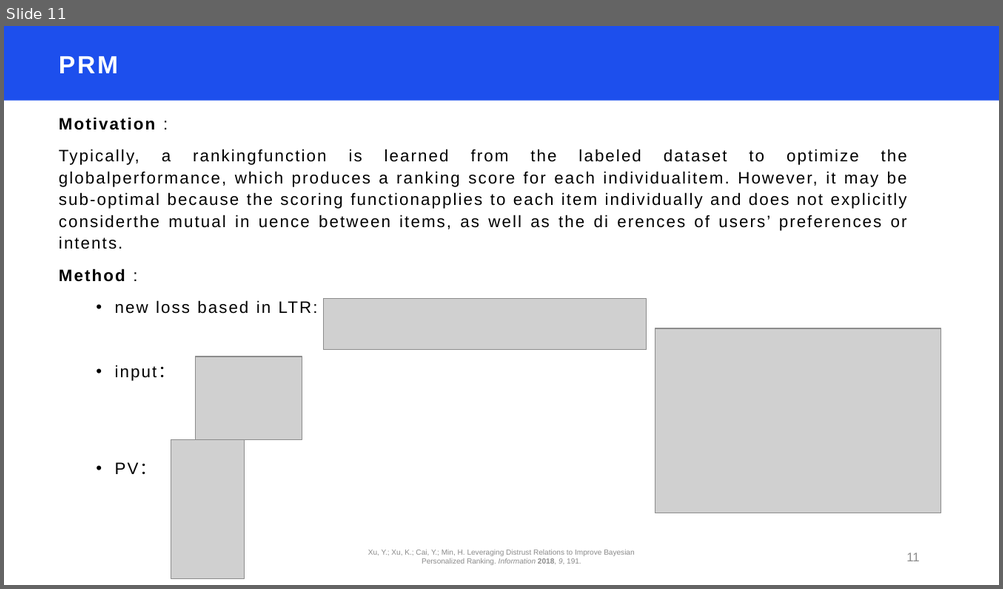
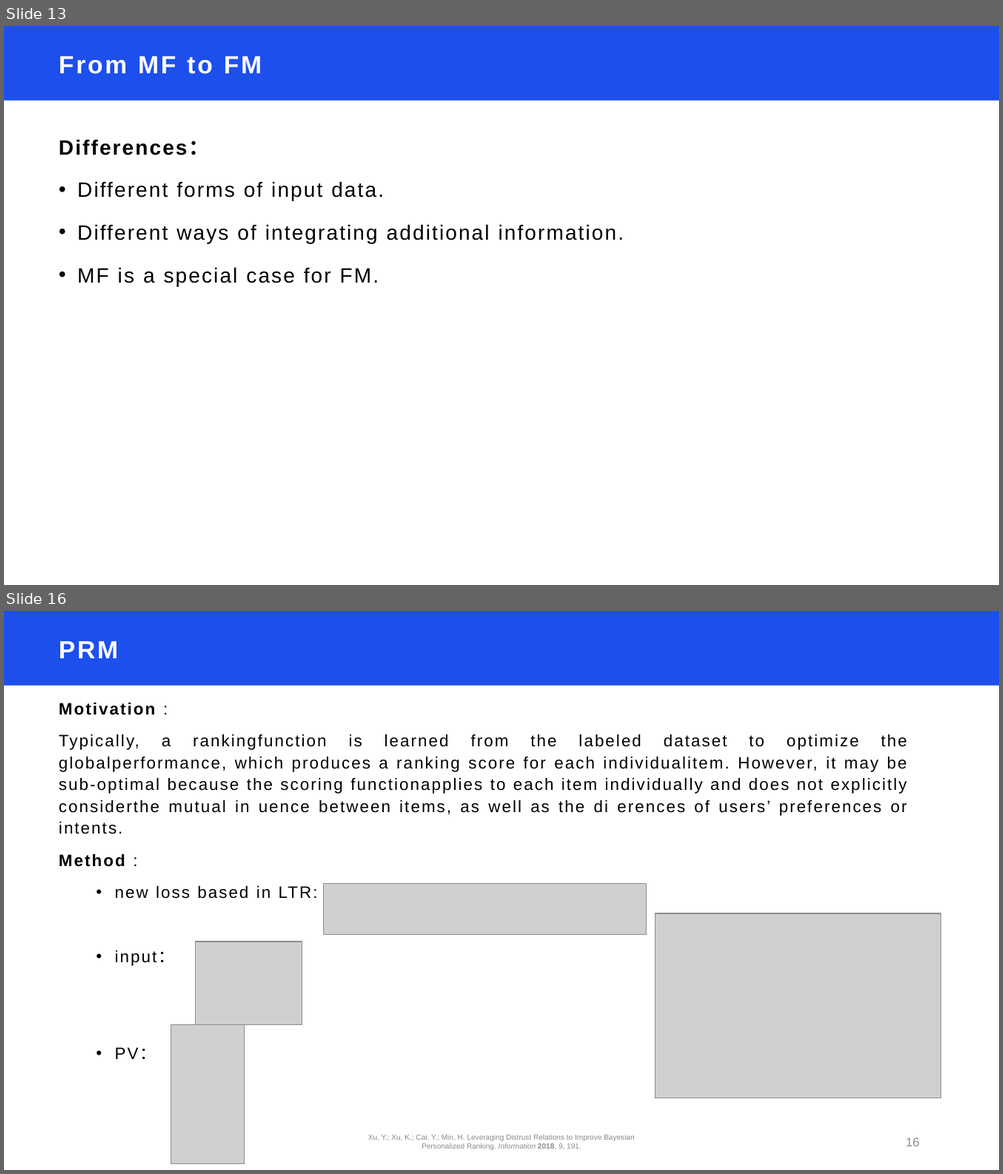
Before and after one commit to Jacky-007/master, a slide deck: 最终作业论文调研/期末展示.pptx. Shown one above the other, each under a label of ours: slide 11 before the commit, slides 13 and 16 after it; the slides between them are not shown. The pictures are 1003x589 and 1003x1174 pixels, drawn with LibreOffice and Linux fonts; fonts in the diff are those of the drawing; grey boxes stand for pictures. Boxes give left, top, right and bottom in pixels: in the first picture for what was removed or moved away, otherwise in the second. Text is boxed around its words. In the diff, an @@ line names an element or a change of style, - is before the commit and + after.

```diff
--- a/最终作业论文调研/期末展示.pptx
+++ b/最终作业论文调研/期末展示.pptx
@@ slide 13 added at bbox=[4, 26, 999, 585], background #FFFFFF; not listed: 1 template element that a slide beside it also shows @@
@@ title added at bbox=[59, 56, 262, 74], 24 pt, text #FFFFFF, bold @@
+From MF to FM
@@ text added at bbox=[59, 139, 623, 286], 20 pt, text #000000 @@
+Differences：
+• Different forms of input data.
+• Different ways of integrating additional information.
+• MF is a special case for FM.
@@ what was slide 11 is now slide 16 @@
@@ page number at bbox=[905, 1138, 919, 1147]: text changed @@
-11
+16
```
Also in this commit, not shown: 2 slides changed, 6 other slides added, 13 other files.
